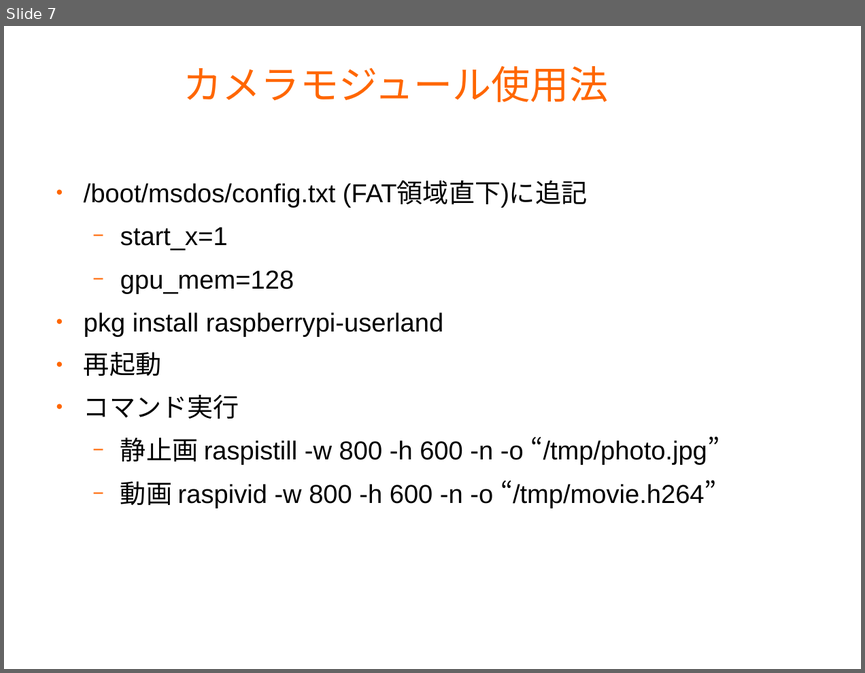
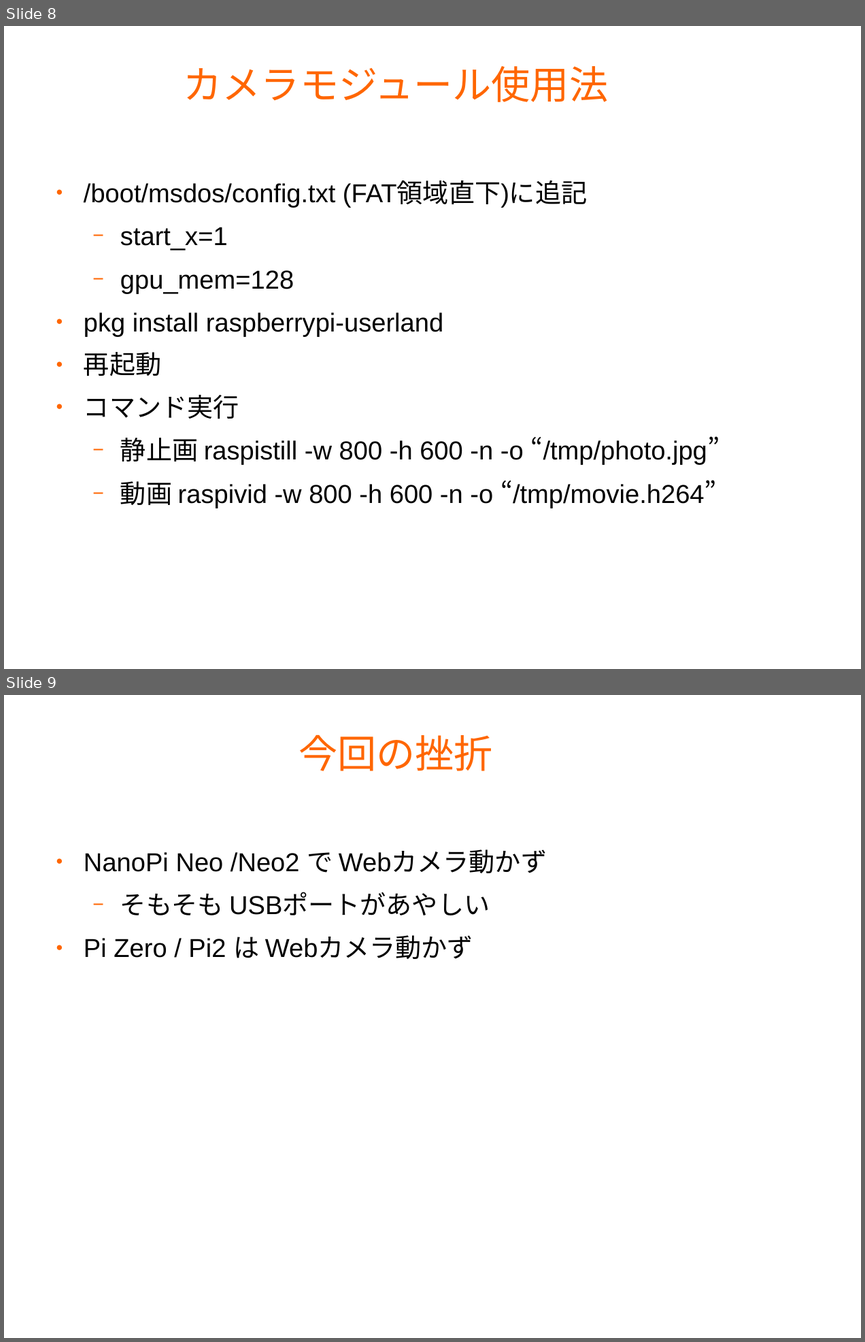
Before and after one commit to s-mitu/RaspberryPi, a slide deck: FreeBSD/Documents/PINE64-pi0-camera-20181026.odp. Shown one above the other, each under a label of ours: slide 7 before the commit, slides 8 and 9 after it. The pictures are 865x673 and 865x1342 pixels, drawn with LibreOffice and Linux fonts; fonts in the diff are those of the drawing; background and template pictures are left out. Boxes give left, top, right and bottom in pixels: in the first picture for what was removed or moved away, otherwise in the second. Text is boxed around its words. In the diff, an @@ line names an element or a change of style, - is before the commit and + after.

```diff
--- a/FreeBSD/Documents/PINE64-pi0-camera-20181026.odp
+++ b/FreeBSD/Documents/PINE64-pi0-camera-20181026.odp
@@ slide 9 added at bbox=[4, 695, 861, 1338], background #FFFFFF @@
@@ title added at bbox=[298, 734, 493, 771], 36 pt, text #FF6600 @@
+今回の挫折
@@ text added at bbox=[84, 851, 547, 959], 24 pt, text #000000 @@
+● NanoPi Neo /Neo2 で Webカメラ動かず
+  − そもそも USBポートがあやしい
+● Pi Zero / Pi2 は Webカメラ動かず
@@ what was slide 7 is now slide 8 @@
```
Also in this commit, not shown: 2 slides changed, 1 other slide added.
